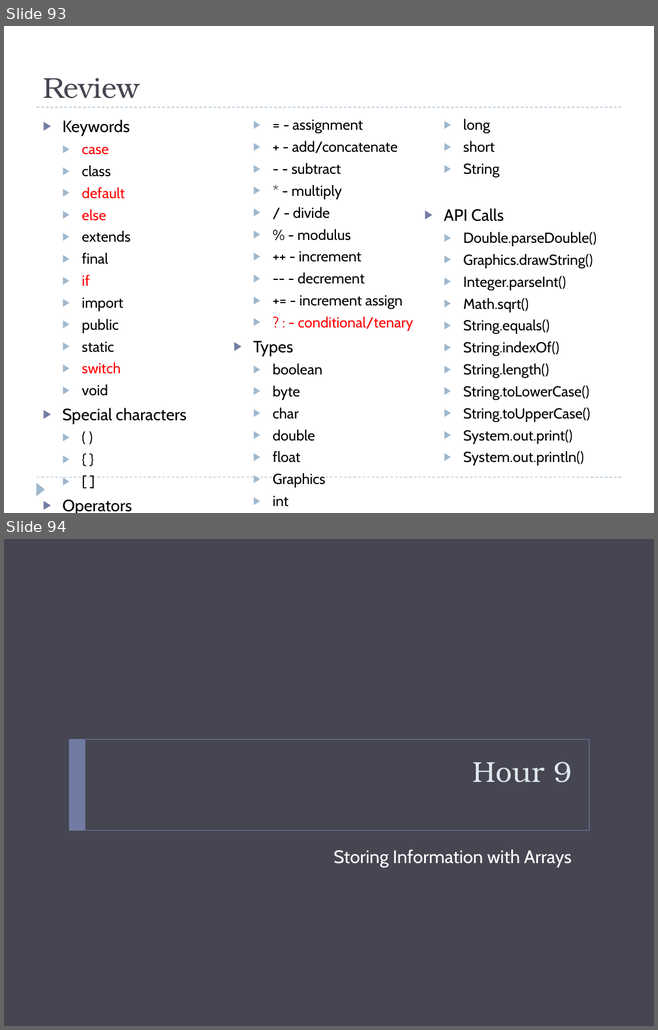
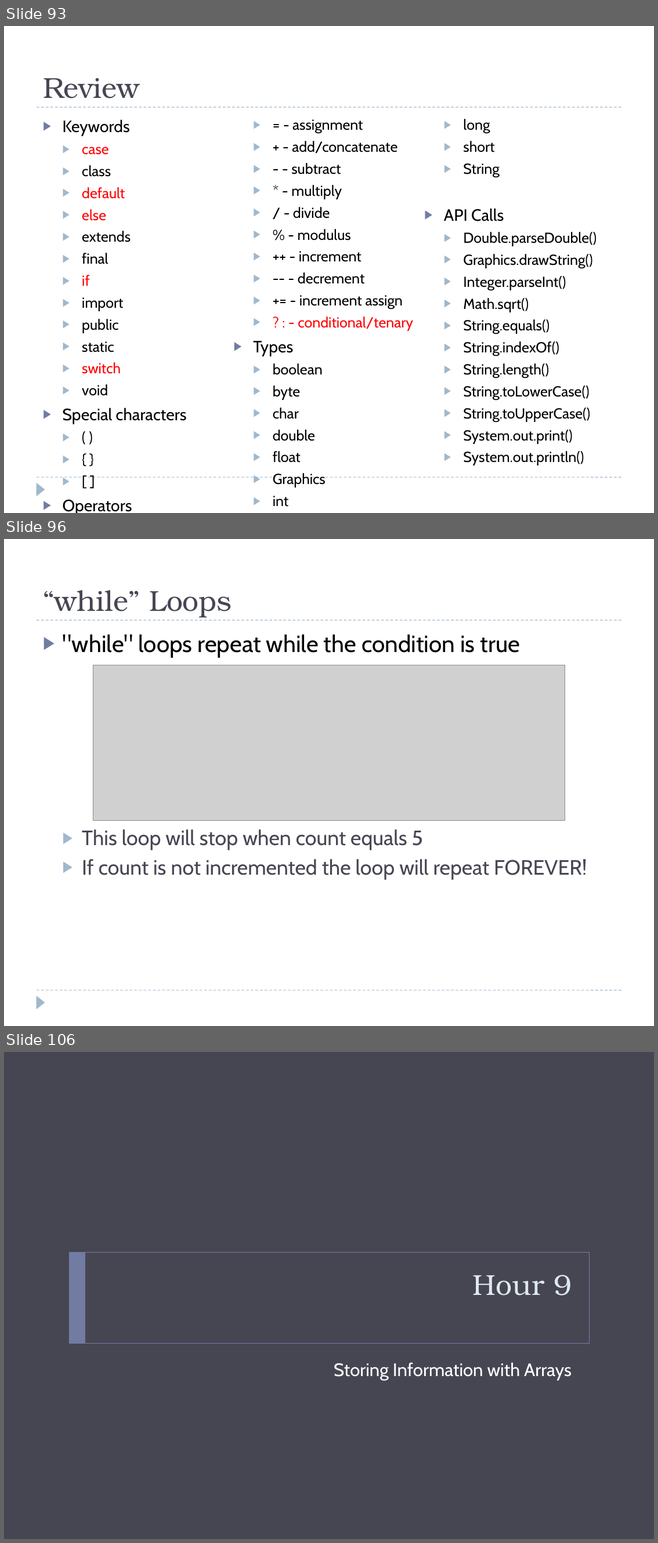
Before and after one commit to bcraig108/JavaClass_2013_Summer, a slide deck: Introduction to Java Programming.pptx. Shown one above the other, each under a label of ours: slides 93 and 94 before the commit, slides 93, 96 and 106 after it; the slides between them are not shown. The pictures are 658x1030 and 658x1543 pixels, drawn with LibreOffice and Linux fonts; fonts in the diff are those of the drawing; grey boxes stand for pictures; background and template pictures are left out. Boxes give left, top, right and bottom in pixels: in the first picture for what was removed or moved away, otherwise in the second. Text is boxed around its words. In the diff, an @@ line names an element or a change of style, - is before the commit and + after.

```diff
--- a/Introduction to Java Programming.pptx
+++ b/Introduction to Java Programming.pptx
@@ slide 96 added at <box>4,539,654,1026</box>, background #FFFFFF; not listed: 3 template elements that a slide beside it also shows @@
@@ title added at <box>43,590,231,618</box>, 32 pt, text #464653 @@
+“while” Loops
@@ text added at <box>63,634,586,879</box>, 23 pt, text #464653 @@
+▶ "while" loops repeat while the condition is true
+  ▶ This loop will stop when count equals 5
+  ▶ If count is not incremented the loop will repeat FOREVER!
@@ picture added at <box>93,665,565,820</box> @@
@@ what was slide 94 is now slide 106 @@
```
Also in this commit, not shown: 12 other slides added, 1 slide removed, 1 other file.
